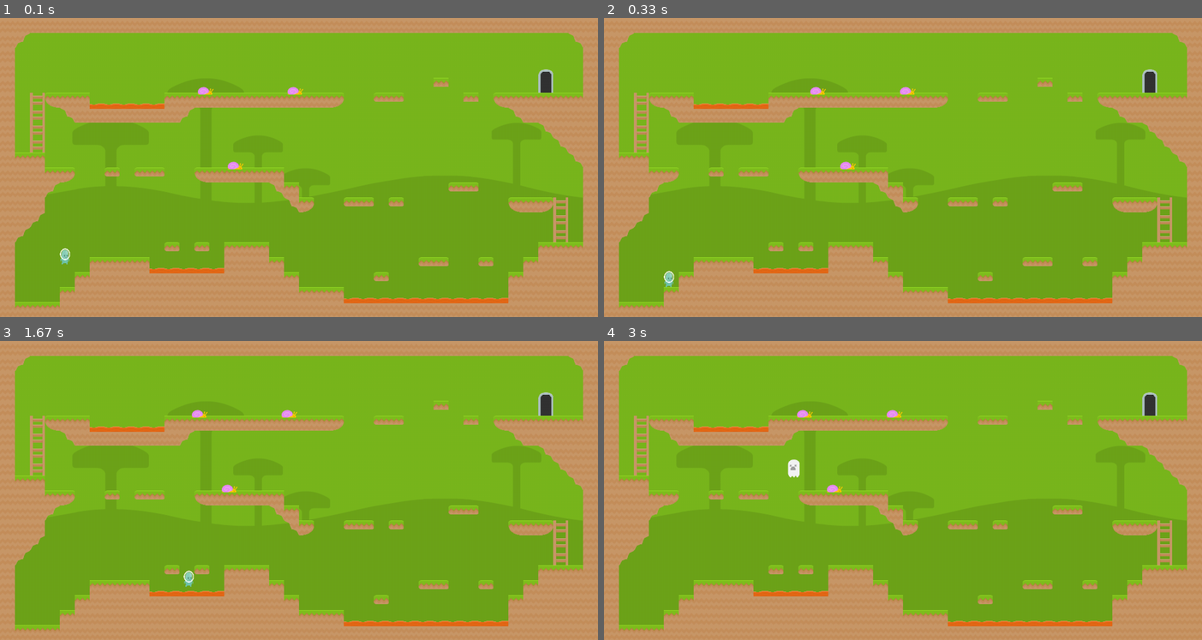
Above: before the commit, frames 1-4 (two rows, left to right).
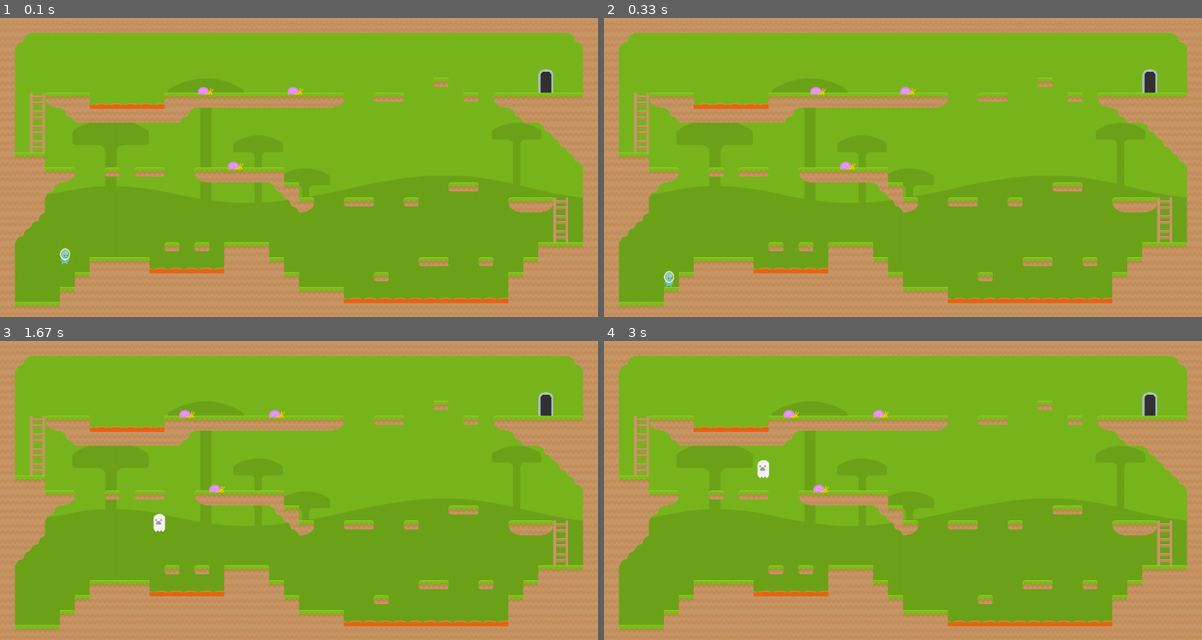
Above: after the commit, the same moments.

Repository: Dimitry0/My_pygame_project
Game: pygame game, started from game.py
Same seed, same stepped clock (60 frames per second), same inputs: the game is played once before the commit and once after it.
Inputs:
- Up to frame 1 (0.1 s): no input
- Up to frame 2 (0.33 s): no input
- Up to frame 3 (1.67 s): hold Space 0.33-0.8 s; hold Right 0.33-0.8 s; hold Right 0.83-1.3 s; hold Right from 1.33 s (still down)
- Up to frame 4 (3 s): release Right at 1.8 s

The runs differ from the first frame. In frame 1, 0.1% of the frame differs, in the area x 65-70%, y 60-64%; in frame 2, 0.1%; in frame 3, 0.7%; in frame 4, 0.7%, in the area x 25-70%, y 22-64%.

Commit message:
Update game.py

Diff:
--- a/game.py
+++ b/game.py
@@ -22,7 +22,6 @@
 
 bg_img = pygame.image.load('img/bg_shroom.png')
 bush = pygame.image.load('img/bush.png')
-
 
 
 class Player:
@@ -40,6 +39,9 @@
             self.images_left.append(img_left)
         self.dead_image = pygame.image.load('img/ghost_dead.png')
         self.dead_image = pygame.transform.scale(self.dead_image, (20, 30))
+        self.climb_image = pygame.image.load('img/alienGreen_climb1.png')
+        self.climb_image = pygame.transform.scale(self.climb_image, (17.5, 27.5))
+
         self.image = self.images_right[self.index]
         self.rect = self.image.get_rect()
         self.rect.x = x
@@ -56,22 +58,22 @@
         dy = 0
 
         # скорость ходьбы
-        walk = 2.5
+        walk = 3
 
         if gameover == 0:
             key = pygame.key.get_pressed()
-            if key[pygame.K_SPACE] and self.jumped == False:
+            if key[pygame.K_SPACE] and self.jumped == False and self.vel_y == 0:
                 # задаем высоту прыжка
                 self.vel_y = -11
                 self.jumped = True
-            if not key[pygame.K_SPACE]:
+            if not key[pygame.K_SPACE] and self.vel_y == 0:
                 self.jumped = False
             if key[pygame.K_LEFT]:
-                dx -= 2.5
+                dx -= 3
                 self.counter += 1
                 self.direction = -1
             if key[pygame.K_RIGHT]:
-                dx += 2.5
+                dx += 3
                 self.counter += 1
                 self.direction = 1
             if key[pygame.K_LEFT] == False and key[pygame.K_RIGHT] == False:
@@ -119,6 +121,18 @@
 
             if pygame.sprite.spritecollide(self, lava_group, False):
                 gameover = -1
+            if pygame.sprite.spritecollide(self, ladder_group, False):
+                self.jumped = False
+                self.vel_y = 0
+                self.direction = 0
+                dy = 0
+                key = pygame.key.get_pressed()
+                if key[pygame.K_UP]:
+                    dy = -5
+                if key[pygame.K_DOWN]:
+                    dy = 5
+                self.image = self.climb_image
+
 
             self.rect.x += dx
             self.rect.y += dy
@@ -342,6 +356,7 @@
         self.rect.y = y
 
 
+
 world_data = [
     [1, 1, 1, 1, 1, 1, 1, 1, 1, 1, 1, 1, 1, 1, 1, 1, 1, 1, 1, 1, 1, 1, 1, 1, 1, 1, 1, 1, 1, 1, 1, 1, 1, 1, 1, 1, 1, 1, 1, 1],
     [1, 78, 0, 0, 0, 0, 0, 0, 0, 0, 0, 0, 0, 0, 0, 0, 0, 0, 0, 0, 0, 0, 0, 0, 0, 0, 0, 0, 0, 0, 0, 0, 0, 0, 0, 0, 0, 0, 77, 1],
@@ -355,7 +370,7 @@
     [1, 2, 2, 0, 0, 0, 0, 0, 0, 0, 0, 0, 0, 0, 0, 3, 0, 0, 0, 0, 0, 0, 0, 0, 0, 0, 0, 0, 0, 0, 0, 0, 0, 0, 0, 0, 0, 0, 77, 1],
     [1, 1, 1, 2, 71, 0, 0, 73, 0, 74, 76, 0, 0, 70, 2, 2, 2, 2, 2, 0, 0, 0, 0, 0, 0, 0, 0, 0, 0, 0, 0, 0, 0, 0, 0, 0, 0, 0, 0, 1],
     [1, 1, 1, 78, 0, 0, 0, 0, 0, 0, 0, 0, 0, 0, 0, 0, 0, 0, 77, 2, 0, 0, 0, 0, 0, 0, 0, 0, 0, 0, 74, 76, 0, 0, 0, 0, 0, 0, 0, 1],
-    [1, 1, 1, 0, 0, 0, 0, 0, 0, 0, 0, 0, 0, 0, 0, 0, 0, 0, 0, 77, 71, 0, 0, 74, 76, 0, 73, 0, 0, 0, 0, 0, 0, 0, 70, 2, 71, 9, 0, 1],
+    [1, 1, 1, 0, 0, 0, 0, 0, 0, 0, 0, 0, 0, 0, 0, 0, 0, 0, 0, 77, 71, 0, 0, 74, 76, 0, 0, 73, 0, 0, 0, 0, 0, 0, 70, 2, 71, 9, 0, 1],
     [1, 1, 78, 0, 0, 0, 0, 0, 0, 0, 0, 0, 0, 0, 0, 0, 0, 0, 0, 0, 0, 0, 0, 0, 0, 0, 0, 0, 0, 0, 0, 0, 0, 0, 0, 0, 0, 9, 0, 1],
     [1, 78, 0, 0, 0, 0, 0, 0, 0, 0, 0, 0, 0, 0, 0, 0, 0, 0, 0, 0, 0, 0, 0, 0, 0, 0, 0, 0, 0, 0, 0, 0, 0, 0, 0, 0, 0, 9, 0, 1],
     [1, 0, 0, 0, 0, 0, 0, 0, 0, 0, 0, 73, 0, 73, 0, 2, 2, 2, 0, 0, 0, 0, 0, 0, 0, 0, 0, 0, 0, 0, 0, 0, 0, 0, 0, 0, 2, 2, 2, 1],
@@ -365,6 +380,8 @@
     [1, 2, 2, 2, 1, 1, 1, 1, 1, 1, 1, 1, 1, 1, 1, 1, 1, 1, 1, 1, 1, 1, 1, 1, 1, 1, 1, 1, 1, 1, 1, 1, 1, 1, 1, 1, 1, 1, 1, 1]
 ]
 
+
+
 player = Player(100, screen_height - 130)
 
 snail_group = pygame.sprite.Group()
